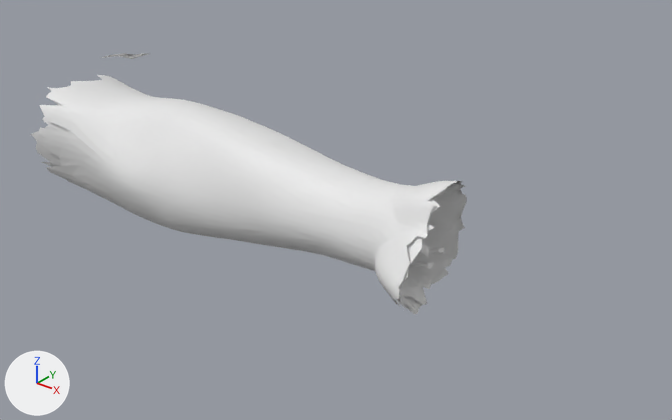
A saved change to the glTF model apps/web/public/anatomy/forearm.glb.
Before and after are seen from a 50 mm lens placed at (0.563, -0.458, 0.281), pointed at (0.199, -0.002, -0.001). The lights are fixed; the arrows at lower left show +X, +Y and +Z. The picture after the commit comes second.

Script lines for the objects in view, before the commit:
```python
me_skin = bpy.data.meshes.new('skin')
me_skin.from_pydata(...)  # 3791 vertices, 7314 faces; spans x -0.06..0.289, y -0.069..0.041, z -0.046..0.068
ob_skin = bpy.data.objects.new('skin', me_skin)
ob_skin.location = (0.0, 0.0, 0.0)
```
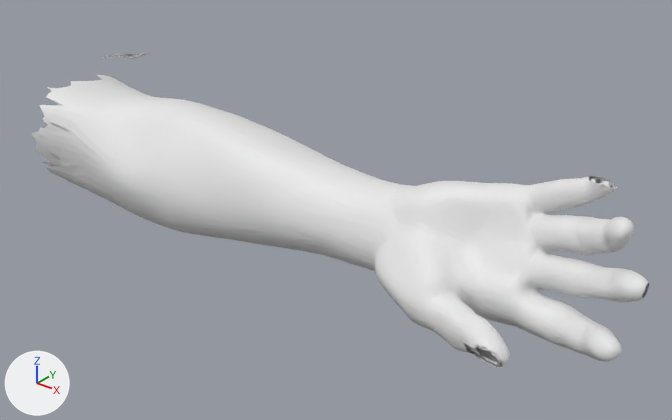
Location of each change, [x1, y1, x2, y2] in pixels of the pictures (672 x 420 px):
'skin', reshaped (42% wider, 21% taller): before [31, 53, 467, 314]; after [31, 53, 649, 368]
'handBones', added (mostly hidden): after [598, 181, 609, 187]
part 1 of me_skin, added: after [392, 176, 649, 368]

What the commit changed:
me_skin is used by ob_skin; location (0.0, 0.0, 0.0).
me_skin had 3791 vertices, 7314 faces and spanned x -0.06..0.289, y -0.069..0.041, z -0.046..0.068.
me_skin now has 11951 vertices, 23615 faces and spans x -0.06..0.429, y -0.069..0.041, z -0.046..0.07.
me_skin part 1: 8160 vertices added at x 0.289..0.429, y -0.068..0.026, z -0.037..0.07.
Mesh me_handbones is new.
It has 4919 vertices, 9720 faces and spans x 0.249..0.422, y -0.06..0.022, z -0.025..0.069.
Object 'handBones' (ob_handbones) is new; it shows me_handbones.
Its location is (0.0, 0.0, 0.0).
